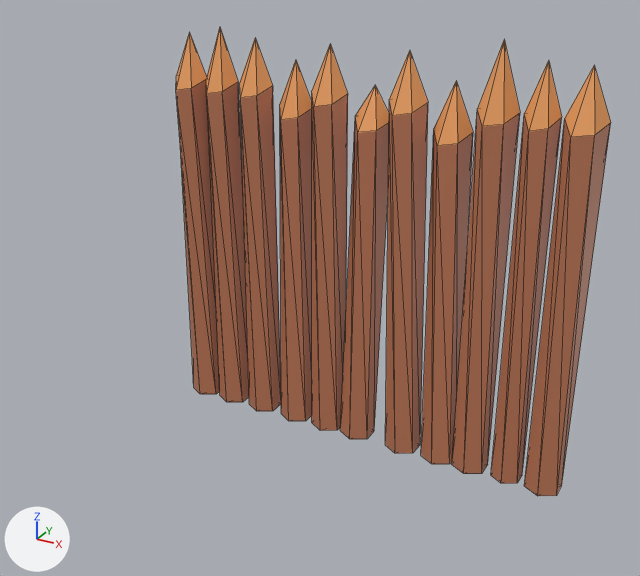
The glTF model build/meshes/wall_wood_proto.glb: old version first, new version second.
The view is the same before and after, from a 50 mm lens placed at (7.52, -3.7, 3.64), pointed at (5.09, 0.72, 1.42). Lighting does not change. The marker at lower left points along +X, +Y and +Z. The first picture is the older version. Mesh edges are drawn as thin lines. Vertices at exactly the same position are counted once.

Before the edit, the objects in view are built like this:
```python
me_cylinder_011 = bpy.data.meshes.new('Cylinder.011')
me_cylinder_011.from_pydata(...)  # 143 vertices, 242 faces; spans x -1.5..1.5, y 1.24..1.57, z 0.0..2.9
me_cylinder_011.materials.append(mat_material_003)  # picture img_palette
ob_cylinder_011 = bpy.data.objects.new('Cylinder.011', me_cylinder_011)
ob_cylinder_011.location = (5.077, 0.0, 0.0)
```
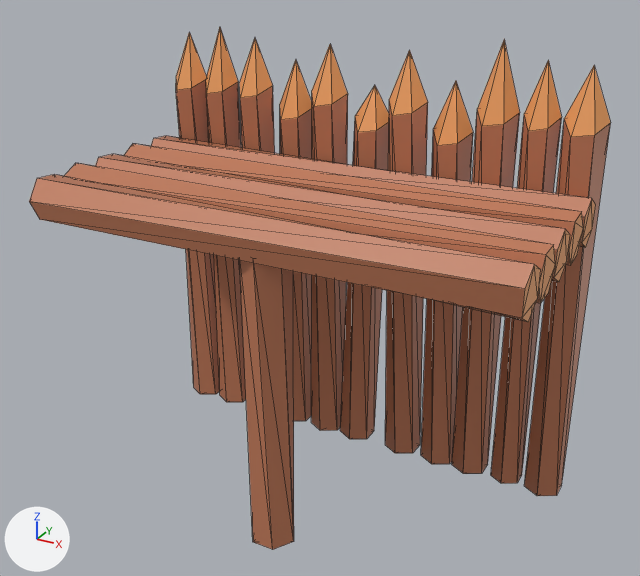
The newer file is also turned or shifted as a whole; pictures and numbers use the older file's frame.

The change, as JSON lines over the scene's bpy script:
```json
{"block": "me_cylinder_011", "where": "# used by ob_cylinder_011; location = (5.077, 0.0, 0.0)"}
{"op": "remove", "block": "me_cylinder_011", "code": "me_cylinder_011.from_pydata(...)  # 143 vertices, 242 faces; spans x -1.5..1.5, y 1.24..1.57, z 0.0..2.9"}
{"op": "add", "block": "me_cylinder_011", "code": "me_cylinder_011.from_pydata(...)  # 215 vertices, 362 faces; spans x -1.5..1.5, y -0.12..1.57, z 0.0..2.9"}
{"block": "me_cylinder_011", "change": "me_cylinder_011 part 1: a new loose piece, a 6-sided cylinder along x spanning x -1.5..1.5, y 0.98..1.27, z 1.83..2.12, in mat_material_003 (picture img_palette)"}
{"block": "me_cylinder_011", "change": "me_cylinder_011 part 2: a new loose piece, a 6-sided cylinder along x spanning x -1.5..1.5, y 0.7..0.99, z 1.83..2.12, in mat_material_003 (picture img_palette)"}
{"block": "me_cylinder_011", "change": "me_cylinder_011 part 3: a new loose piece, a 6-sided cylinder along x spanning x -1.5..1.5, y 0.42..0.71, z 1.83..2.12, in mat_material_003 (picture img_palette)"}
{"block": "me_cylinder_011", "change": "me_cylinder_011 part 4: a new loose piece, a 6-sided cylinder along x spanning x -1.5..1.5, y 0.14..0.43, z 1.83..2.12, in mat_material_003 (picture img_palette)"}
{"block": "me_cylinder_011", "change": "me_cylinder_011 part 5: a new loose piece, a 6-sided cylinder along x spanning x -1.5..1.5, y -0.12..0.17, z 1.83..2.12, in mat_material_003 (picture img_palette)"}
{"block": "me_cylinder_011", "change": "me_cylinder_011 part 6: a new loose piece, a 6-sided cylinder along z spanning x -0.11..0.18, y -0.07..0.22, z 0.0..1.9, in mat_material_003 (picture img_palette)"}
```

Where the change shows, as pixel boxes (x1, y1, x2, y2) in the pictures (640 x 576 px):
```json
{"object": "Cylinder.011", "change": "reshaped", "before": [176, 28, 611, 496], "after": [29, 27, 611, 549], "on screen": "34% wider, 12% taller"}
{"part": 1, "of": "me_cylinder_011", "change": "added", "after": [151, 136, 596, 248]}
{"part": 2, "of": "me_cylinder_011", "change": "added", "after": [124, 144, 583, 265], "on screen": "orange"}
{"part": 3, "of": "me_cylinder_011", "change": "added", "after": [96, 154, 570, 282]}
{"part": 4, "of": "me_cylinder_011", "change": "added", "after": [64, 163, 555, 303]}
{"part": 5, "of": "me_cylinder_011", "change": "added", "after": [29, 174, 541, 322], "on screen": "brown"}
{"part": 6, "of": "me_cylinder_011", "change": "added", "after": [240, 261, 294, 549], "on screen": "brown"}
```
